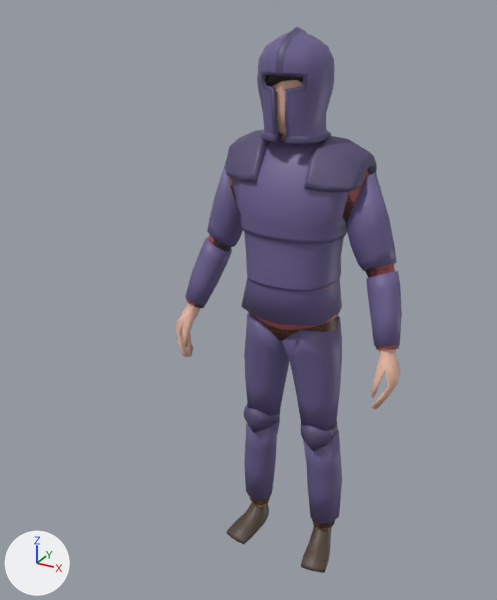
Before and after pictures for a commit that changed the FBX model new RPG/Assets/Characters/Player.fbx.
The view is the same before and after, from a 50 mm camera at (0.864, -1.864, 1.887) aimed at (0.003, -0.298, 1.104). Lighting does not change. The marker at lower left points along +X, +Y and +Z.

Objects in the first picture: 'Body', 'Hair', 'Helmet', 'Platebody', 'Platelegs', 'Shirt', 'Shoes'.
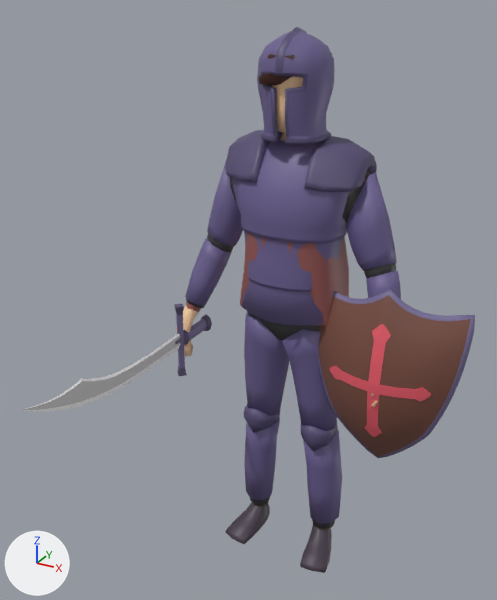
The edits, one by one:
Material 'Blade highlight' (mat_blade_highlight) is new.
Its base color is (1.0, 1.0, 1.0) (white #ffffff).
Material 'Metal Dark' (mat_metal_dark_1) is new.
Its base color is (0.0969, 0.0758, 0.152) (dark purple #584e6d).
Material 'Blade' (mat_blade) is new.
Its base color is (0.57, 0.57, 0.57) (light grey #c7c7c7).
Material 'Emblem' (mat_emblem) is new.
Its base color is (0.8, 0.106, 0.145) (red #e75c6a).
Material 'Wood' (mat_wood) is new.
Its base color is (0.184, 0.0719, 0.0506) (brown #774c40).
me_cube_009 is used by ob_shirt; location (0.0, 0.0, -0.003).
me_cube_009 had 250 vertices, 232 faces and spanned x -0.376..0.376, y -0.121..0.129, z 0.906..1.511.
me_cube_009 now has 250 vertices, 232 faces and spans x -0.373..0.373, y -0.123..0.129, z 0.887..1.513.
me_cube_009 part 1: 250 vertices removed from x -0.376..0.376, y -0.121..0.129, z 0.906..1.511; 250 vertices added at x -0.373..0.373, y -0.123..0.129, z 0.887..1.513.
Mesh me_cube_008_1 is new.
It has 202 vertices, 188 faces and spans x -0.021..0.021, y -0.783..0.091, z -0.129..0.129.
Faces by material slot: [16, 72, 32, 68].
It uses material mat_metal (blue #6b6090).
It uses material mat_metal_dark_1 (dark purple #584e6d).
It uses material mat_blade (light grey #c7c7c7).
It uses material mat_blade_highlight (white #ffffff).
Mesh me_cusurfpatch is new.
It has 726 vertices, 722 faces and spans x -0.243..0.243, y -0.07..0.066, z -0.324..0.288.
Faces by material slot: [162, 352, 208].
It uses material mat_metal (blue #6b6090).
It uses material mat_wood (brown #774c40).
It uses material mat_emblem (red #e75c6a).
Object 'Shirt' (ob_shirt) moves from (0.0, 0.0, -0.003) to (0.0, 0.0, 0.0).
Object 'Hair' (ob_hair) moves from (0.0, 0.0, -0.003) to (0.0, 0.0, 0.0).
Object 'Body' (ob_body) moves from (0.0, 0.0, -0.003) to (0.0, 0.0, 0.0).
Object 'Sword' (ob_sword) is new; it shows me_cube_008_1.
Its location is (-0.337, -0.068, 0.827).
Object 'Shield' (ob_shield) is new; it shows me_cusurfpatch.
Its location is (0.337, -0.068, 0.827).

Changed parts and their boxes [x1, y1, x2, y2] in the pictures (497 x 600 px):
'Shield', added (brown): after [318, 290, 475, 458]
    faces in mat_wood (brown #774c40): [319, 295, 471, 457]
    faces in mat_emblem (red #e75c6a): [329, 324, 431, 437]
    faces in mat_metal (blue #756c96): [318, 290, 475, 458]
'Shirt', reshaped, moved: before [186, 171, 399, 349]; after [186, 172, 370, 325]
'Sword', added: after [23, 304, 212, 412]
    faces in mat_blade (light grey #c7c7c7): [24, 335, 180, 410]
    faces in mat_blade_highlight (white #ffffff): [23, 334, 180, 412]
    faces in mat_metal (blue #756c96): [176, 314, 207, 368]
    faces in mat_metal_dark_1 (dark purple #584e6d): [174, 304, 212, 376]
'Body', moved: before [176, 80, 401, 529]; after [176, 77, 378, 407]
'Hair', moved: before [266, 75, 303, 86]; after [258, 53, 332, 86]
